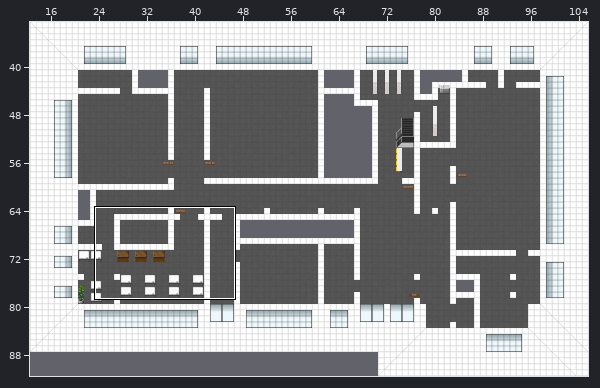
Level history. Tiled map (JSON): maps/erba_basement_right.json. Above, an overview of the earlier version with the close-up marked.
Close-up. First the earlier version:
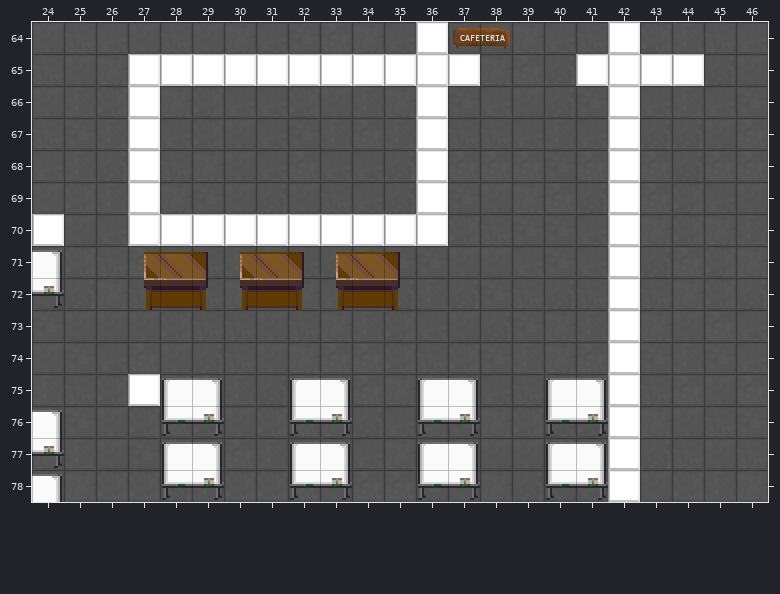
Cells are 32x32 px. Shown: x 24..46, y 64..78.
After:
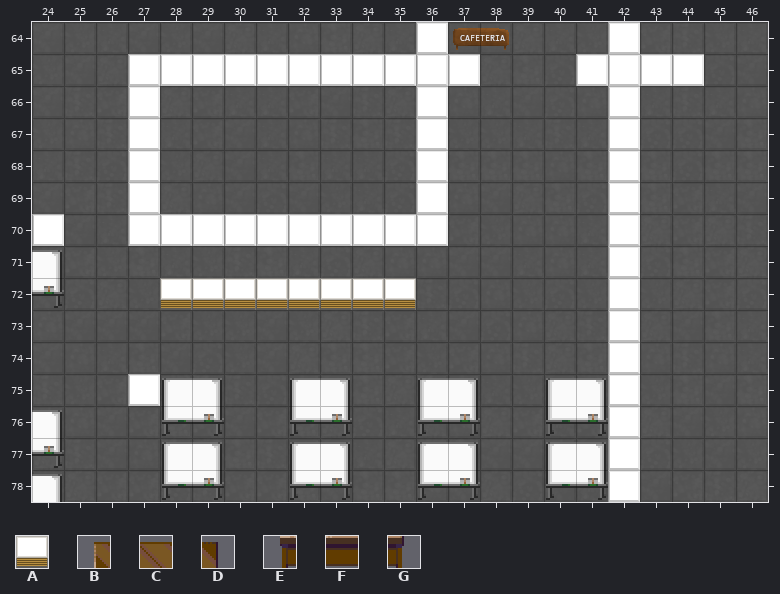
Key: from "cafeteria": A 0; from "tilesets_deviant_milkian_1": B 129, C 130, D 131, E 145, F 146, G 147.
_ is an empty cell.
Tiles replaced or removed in this view: B, C, D, E, F, G.
Edits made:
Changed rows in their new state; . is an unchanged cell.
Layer "environment":
first column x 27:
71 _________
72 _AAAAAAAA
Where, in picture pixels (left, top, right, bottom), the same in both close-ups:
changed: (144, 252, 416, 310)
